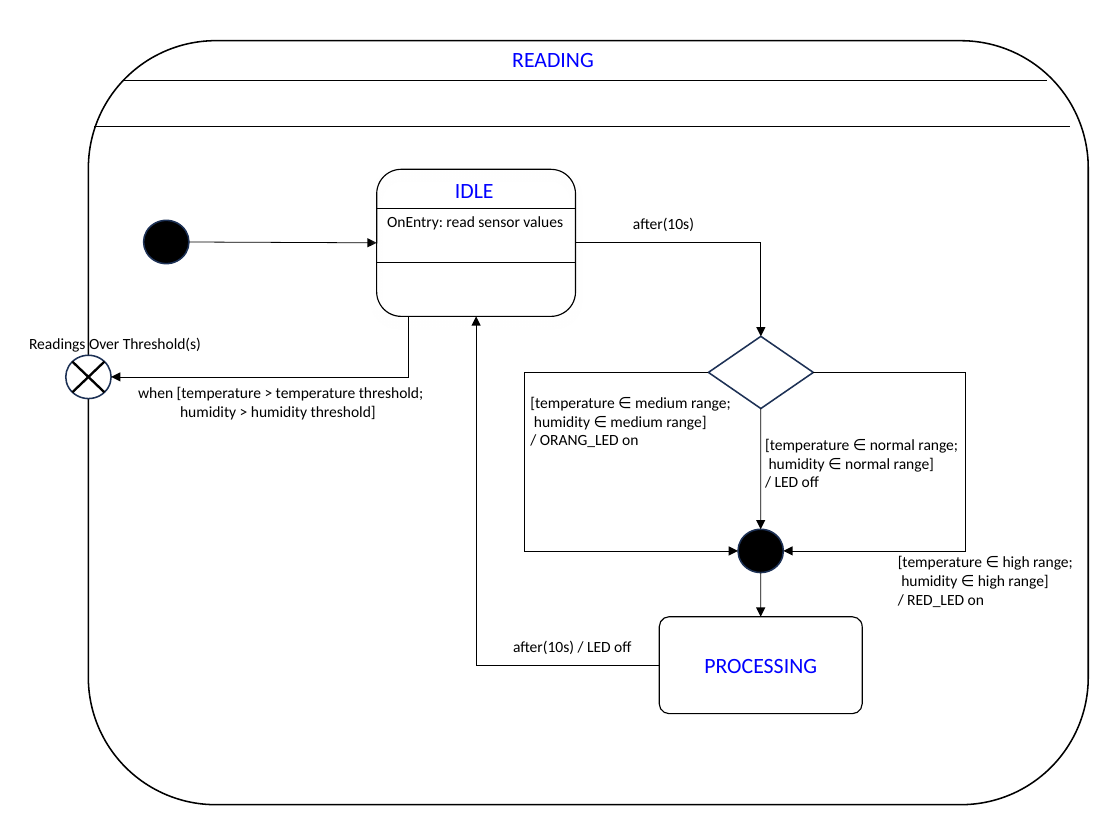
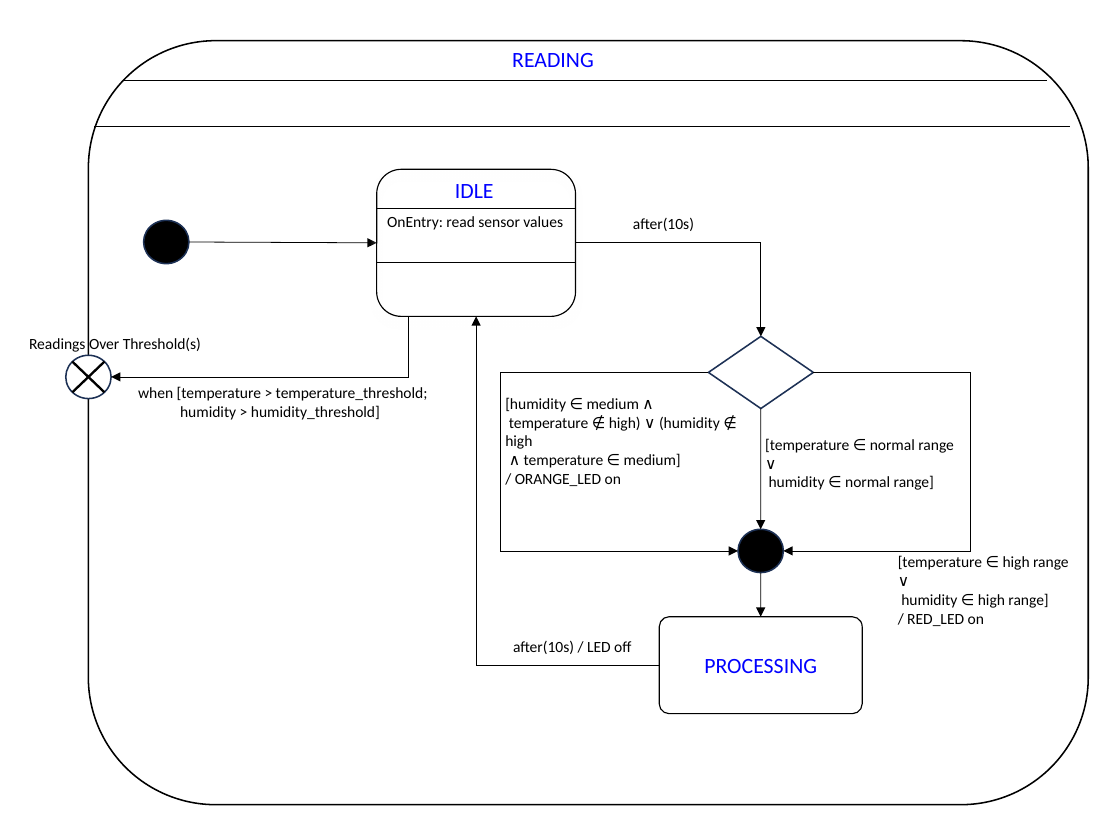
Before and after one commit to NathanGrenier/SOEN-331, a slide deck: slide 6 of Assignment3/Patel-Grenier.pptx. Drawn at 1120x840 pixels with LibreOffice and Linux fonts; fonts in the diff are those of the drawing. Boxes give left, top, right and bottom in pixels: in the first picture for what was removed or moved away, otherwise in the second. Text is boxed around its words. In the diff, an @@ line names an element or a change of style, - is before the commit and + after.

```diff
--- a/Assignment3/Patel-Grenier.pptx
+++ b/Assignment3/Patel-Grenier.pptx
@@ text at (138,386,428,420): text changed @@
-when [temperature > temperature threshold;
-humidity > humidity threshold]
+when [temperature > temperature_threshold;
+humidity > humidity_threshold]
@@ elbow arrow (709, 373) - (738, 551): route changed @@
@@ elbow arrow (813, 373) - (783, 551): route changed @@
@@ text at (505,397,720,486): text changed @@
-[temperature ∈ medium range;
-humidity ∈ medium range]
-/ ORANG_LED on
+[humidity ∈ medium ∧
+temperature ∉ high) ∨ (humidity ∉ high
+∧ temperature ∈ medium]
+/ ORANGE_LED on
@@ text at (765,438,954,490): text changed @@
-[temperature ∈ normal range;
-humidity ∈ normal range]
-/ LED off
+[temperature ∈ normal range ∨
+humidity ∈ normal range]
@@ text at (898,555,1069,570): text changed @@
-[temperature ∈ high range;
+[temperature ∈ high range ∨
```
Also in this commit, not shown: 4 other slides changed, 1 other file.
